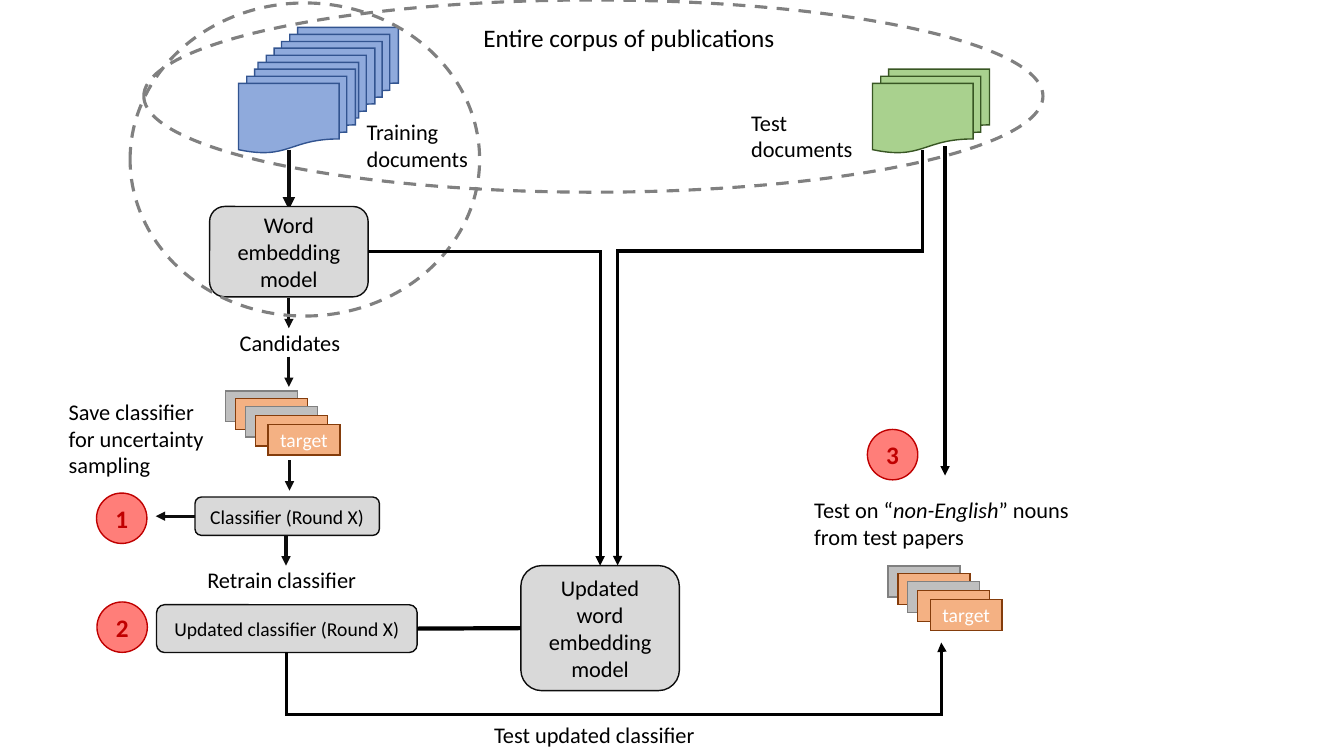
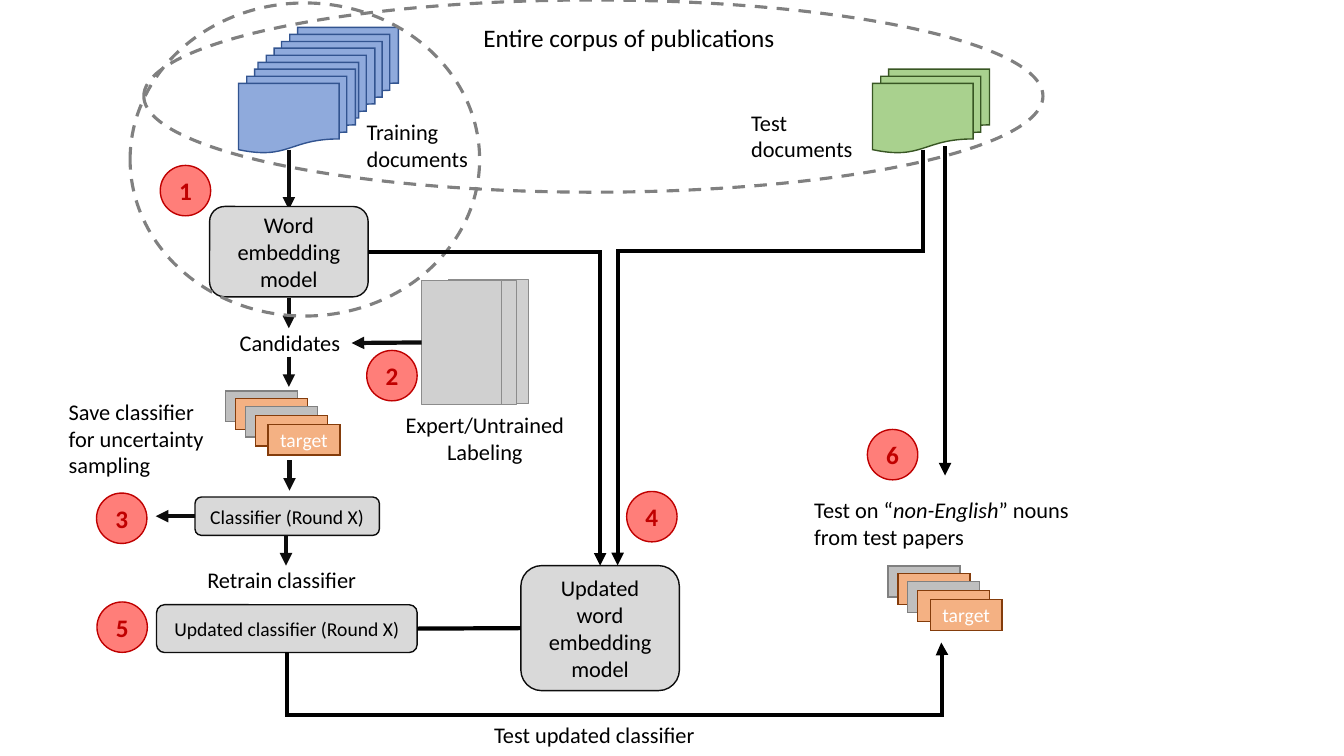
Before and after one commit to rtchoua/activePolyNER, a slide deck: slide 1 of alpolyner.pptx. Drawn at 1344x756 pixels with LibreOffice and Linux fonts; fonts in the diff are those of the drawing; grey boxes stand for pictures. Boxes give left, top, right and bottom in pixels: in the first picture for what was removed or moved away, otherwise in the second. Text is boxed around its words. In the diff, an @@ line names an element or a change of style, - is before the commit and + after.

```diff
--- a/alpolyner.pptx
+++ b/alpolyner.pptx
@@ arrow (946, 146) - (946, 476): stroke #000000 2.25 pt to #000000 3 pt @@
@@ ellipse added at box(160, 165, 211, 216), fill #FF7E79, outline #C00000 1 pt, 18 pt, text #C00000, bold @@
+1
@@ elbow arrow (924, 150) - (618, 566): stroke #000000 2.25 pt to #000000 3 pt @@
@@ elbow arrow (368, 252) - (600, 566): stroke #000000 2.25 pt to #000000 3 pt @@
@@ arrow (289, 298) - (289, 329): stroke #0D0D0D 2.25 pt to #0D0D0D 3 pt @@
@@ picture added at box(421, 280, 502, 404) @@
@@ picture added at box(437, 280, 517, 404) @@
@@ picture added at box(449, 280, 529, 404) @@
@@ arrow (289, 357) - (289, 387): stroke #0D0D0D 2.25 pt to #0D0D0D 3 pt @@
@@ arrow added from (421, 343) to (352, 343), #0D0D0D 3 pt @@
@@ ellipse added at box(367, 351, 417, 401), fill #FF7E79, outline #C00000 1 pt, 18 pt, text #C00000, bold @@
+2
@@ text added at box(406, 417, 564, 464), 16 pt, text #000000 @@
+Expert/Untrained
+Labeling
@@ text in ellipse at box(886, 447, 899, 464): text changed @@
-3
+6
@@ arrow (289, 461) - (289, 491): stroke #0D0D0D 2.25 pt to #0D0D0D 3 pt @@
@@ ellipse added at box(627, 492, 678, 542), fill #FF7E79, outline #C00000 1 pt, 18 pt, text #C00000, bold @@
+4
@@ text in ellipse at box(115, 511, 128, 528): text changed @@
-1
+3
@@ arrow (195, 516) - (155, 516): stroke #0D0D0D 2.25 pt to #0D0D0D 3 pt @@
@@ arrow (286, 535) - (286, 566): stroke #0D0D0D 2.25 pt to #0D0D0D 3 pt @@
@@ text in ellipse at box(116, 620, 129, 637): text changed @@
-2
+5
@@ elbow arrow (287, 652) - (942, 643): stroke #000000 2.25 pt to #000000 3 pt @@
```
Also in this commit, not shown: 6 other files.
